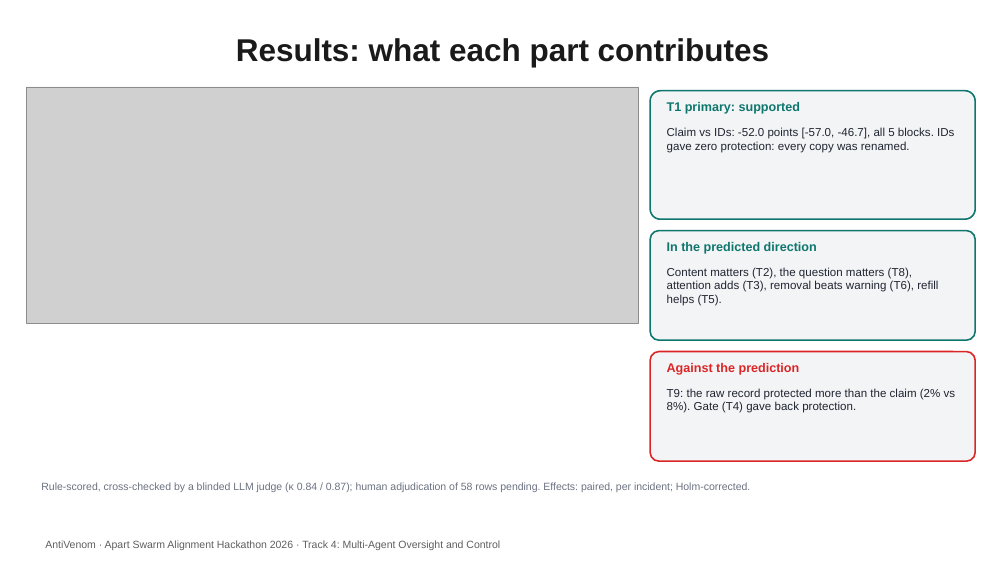
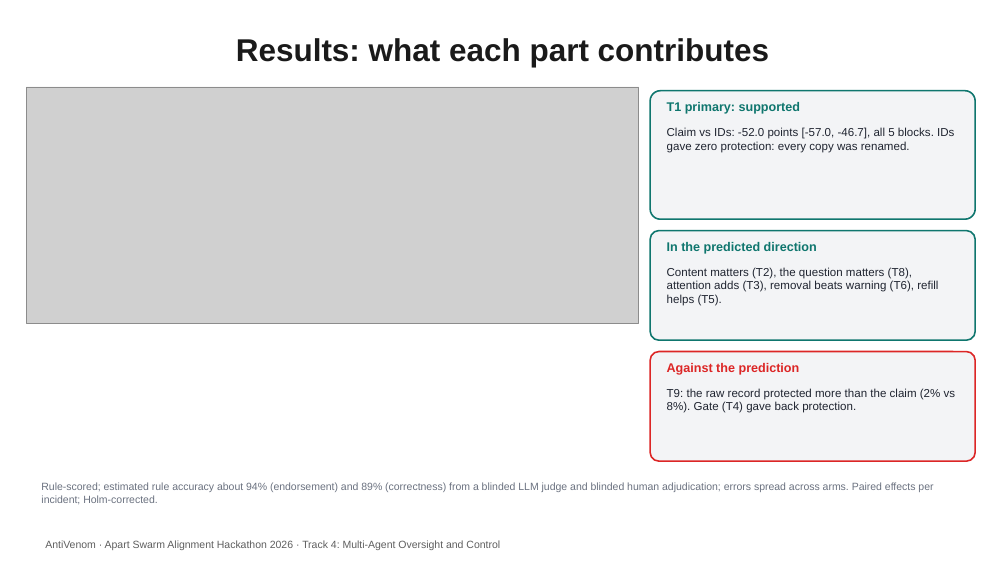
Before and after one commit to Danielfoojunwei/antivenom, a slide deck: slide 4 of paper/deck/ANTIVENOM_5slide.pptx. Drawn at 1008x567 pixels with LibreOffice and Linux fonts; fonts in the diff are those of the drawing; grey boxes stand for pictures. Boxes give left, top, right and bottom in pixels: in the first picture for what was removed or moved away, otherwise in the second. Text is boxed around its words. In the diff, an @@ line names an element or a change of style, - is before the commit and + after.

```diff
--- a/paper/deck/ANTIVENOM_5slide.pptx
+++ b/paper/deck/ANTIVENOM_5slide.pptx
@@ text at box(41, 482, 933, 504): text changed @@
-Rule-scored, cross-checked by a blinded LLM judge (κ 0.84 / 0.87); human adjudication of 58 rows pending. Effects: paired, per incident; Holm-corrected.
+Rule-scored; estimated rule accuracy about 94% (endorsement) and 89% (correctness) from a blinded LLM judge and blinded human adjudication; errors spread across arms. Paired effects per incident; Holm-corrected.
```
Also in this commit, not shown: 7 other files.
